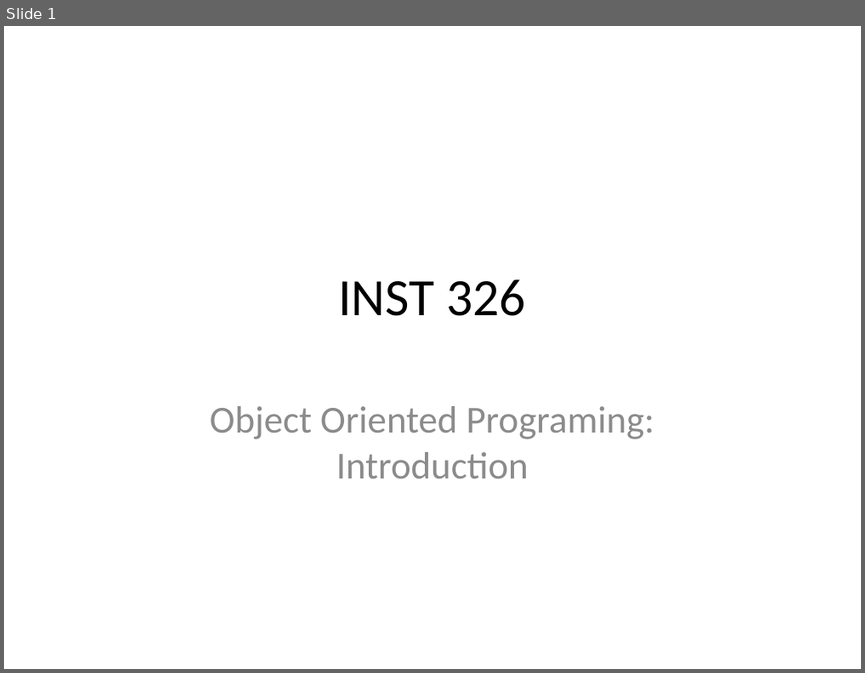
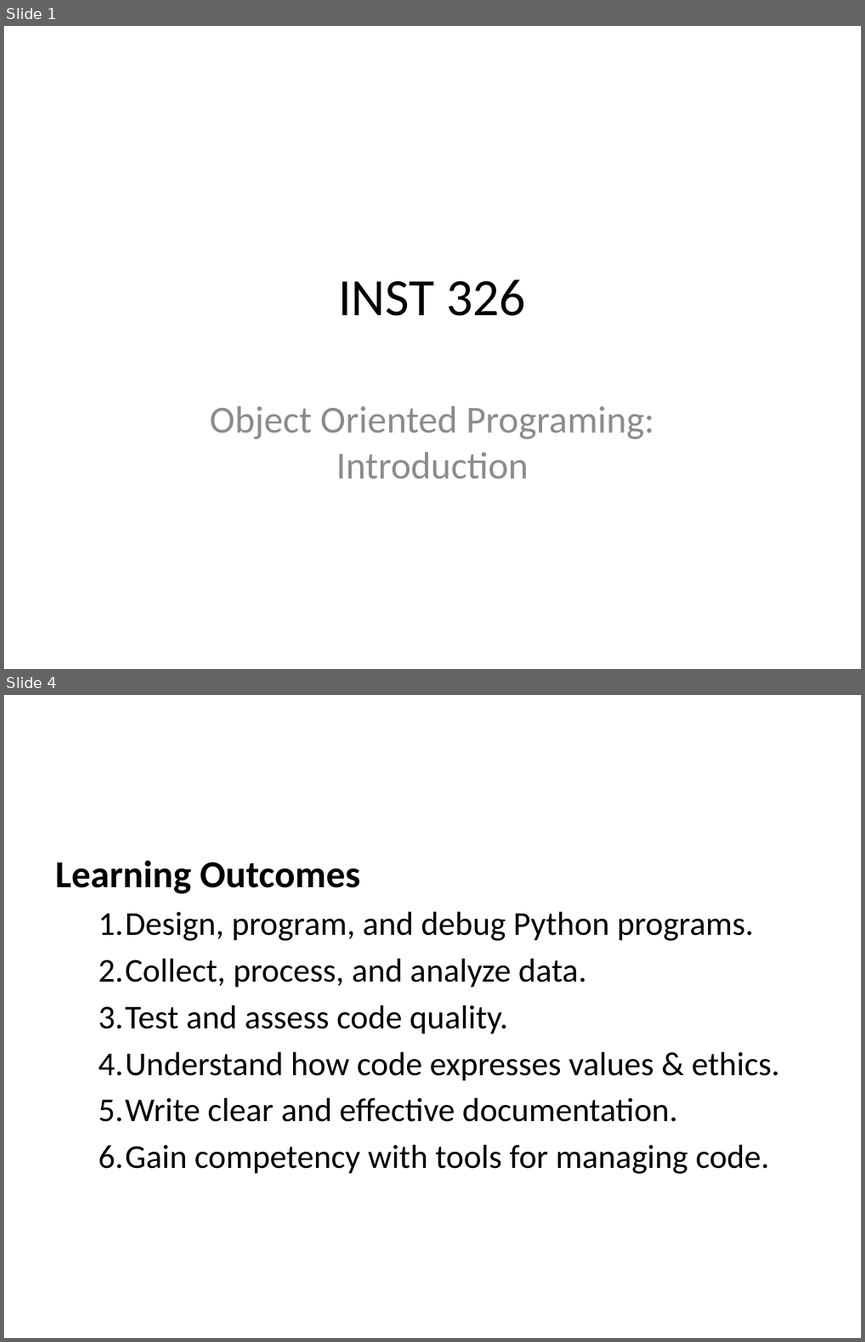
Before and after one commit to edsu/inst326, a slide deck: modules/introduction/105/slides.pptx. Shown one above the other, each under a label of ours: slide 1 before the commit, slides 1 and 4 after it; the slides between them are not shown. The pictures are 865x673 and 865x1342 pixels, drawn with LibreOffice and Linux fonts; fonts in the diff are those of the drawing. Boxes give left, top, right and bottom in pixels: in the first picture for what was removed or moved away, otherwise in the second. Text is boxed around its words. In the diff, an @@ line names an element or a change of style, - is before the commit and + after.

```diff
--- a/modules/introduction/105/slides.pptx
+++ b/modules/introduction/105/slides.pptx
@@ slide 4 added at box(4, 695, 861, 1338), background #FFFFFF @@
@@ text added at box(55, 860, 780, 1174), 28 pt, text #000000 @@
+Learning Outcomes
+  1. Design, program, and debug Python programs.
+  2. Collect, process, and analyze data.
+  3. Test and assess code quality.
+  4. Understand how code expresses values & ethics.
+  5. Write clear and effective documentation.
+  6. Gain competency with tools for managing code.
```
Also in this commit, not shown: 2 other slides added, 1 slide removed, 10 other files.
